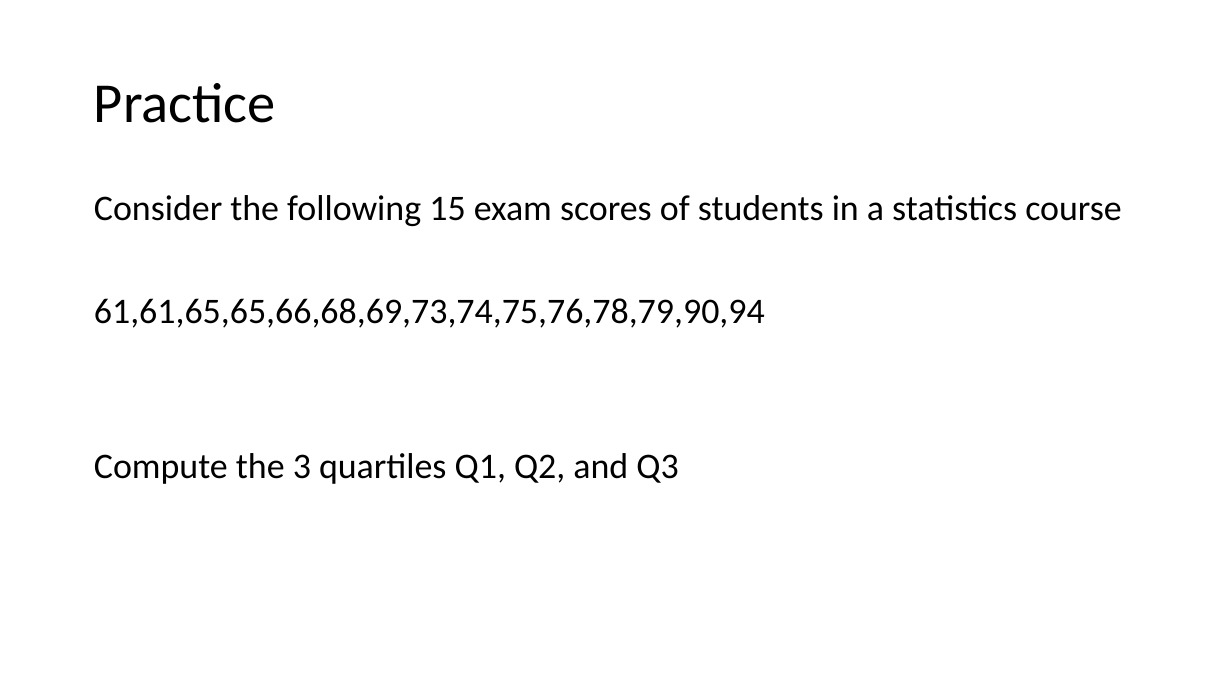
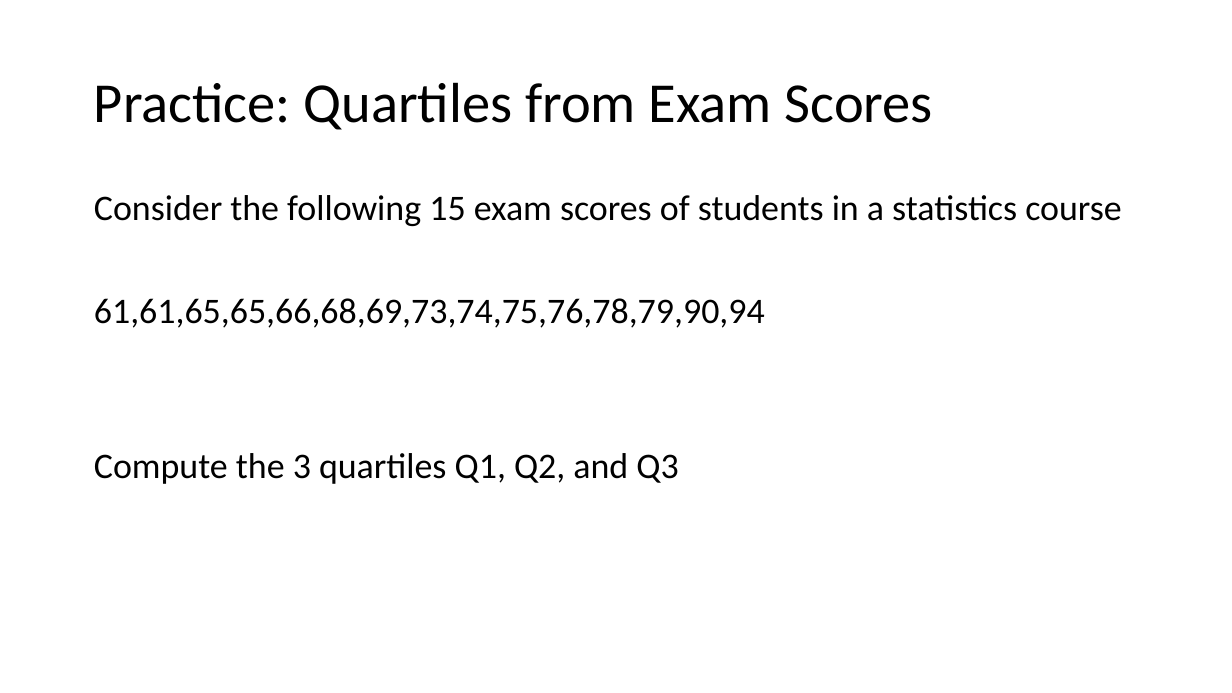
Before and after one commit to Jarred6068/Kvamme_UI_STAT251, a slide deck: slide 20 of docs/lecture_slides/Week 2/Week2_Lecture5_slides_1_19_2024.pptx (slide 23 before the commit). Drawn at 1232x693 pixels with LibreOffice and Linux fonts; fonts in the diff are those of the drawing. Boxes give left, top, right and bottom in pixels: in the first picture for what was removed or moved away, otherwise in the second. Text is boxed around its words. In the diff, an @@ line names an element or a change of style, - is before the commit and + after.

```diff
--- a/docs/lecture_slides/Week 2/Week2_Lecture5_slides_1_19_2024.pptx
+++ b/docs/lecture_slides/Week 2/Week2_Lecture5_slides_1_19_2024.pptx
@@ title at box(94, 82, 933, 130): text changed @@
-Practice
+Practice: Quartiles from Exam Scores
```
Also in this commit, not shown: 9 other slides changed, 1 slide added, 4 slides removed, 1 other file.
